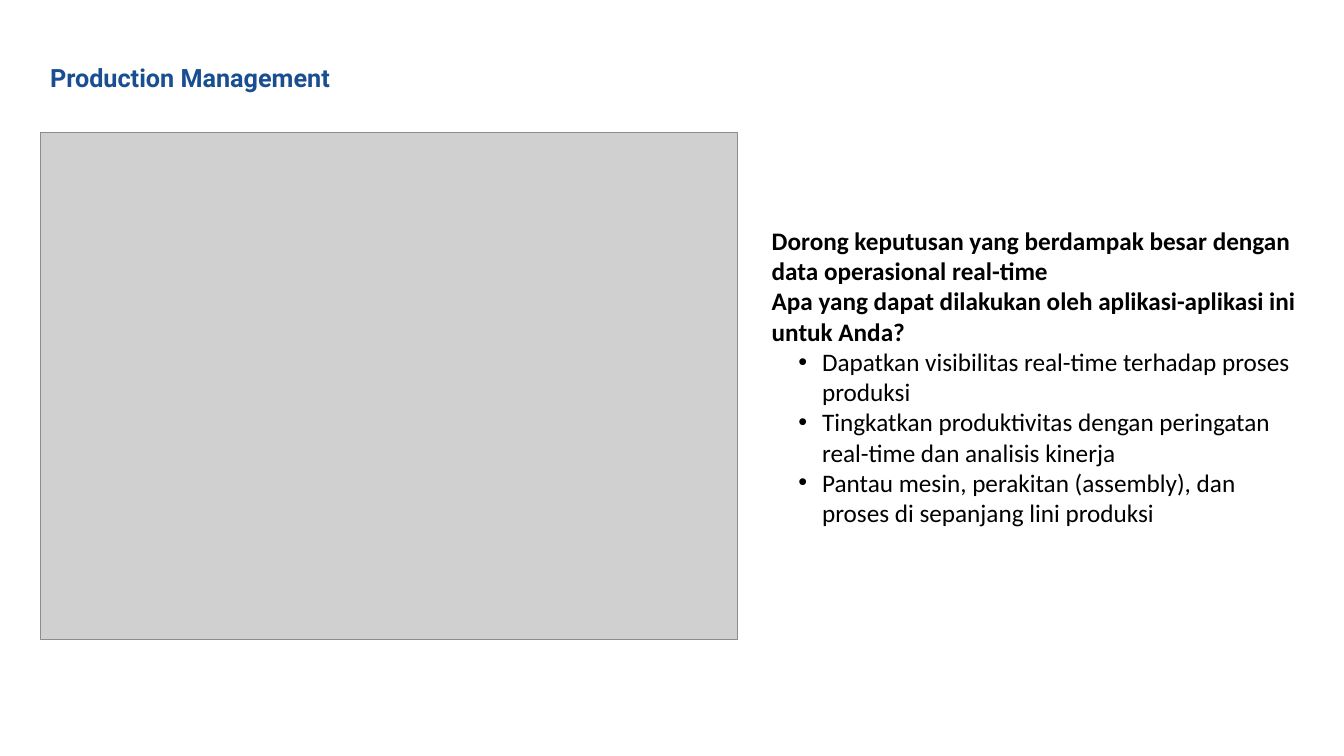
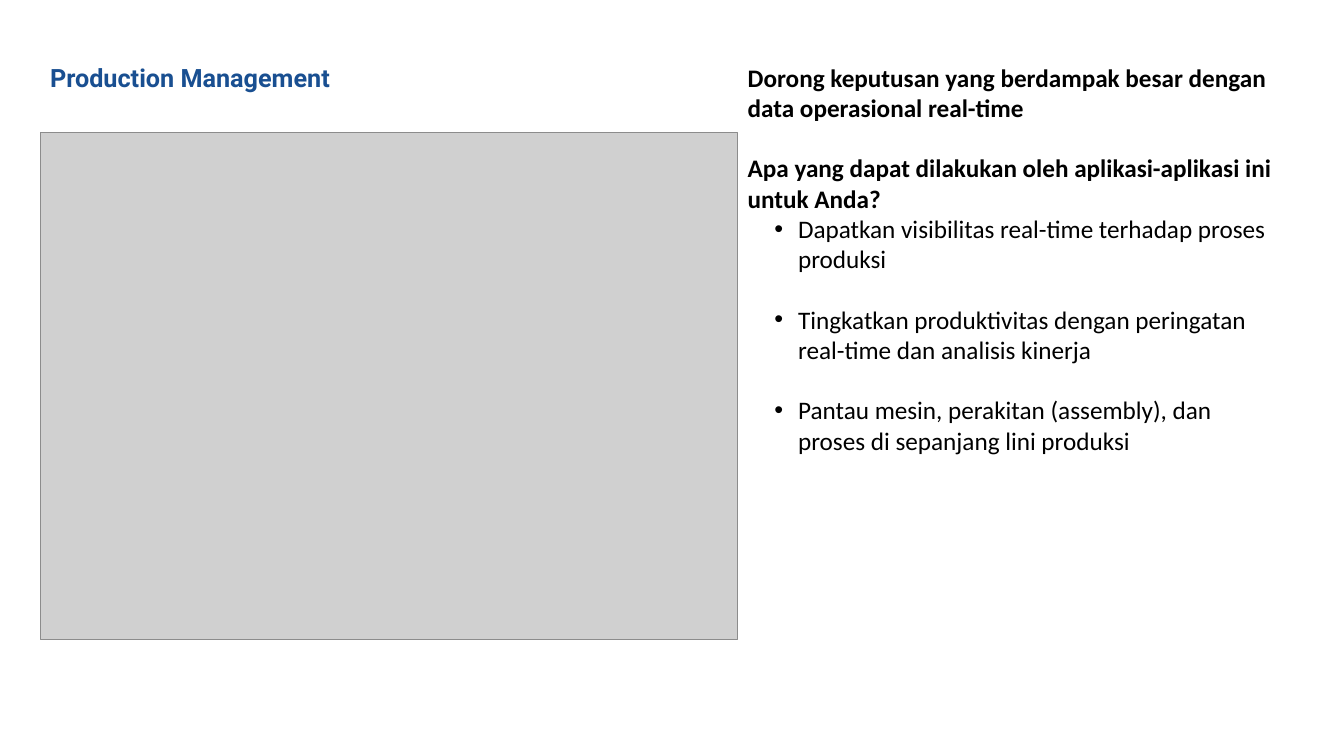
Before and after one commit to zainalkhmi/mavi-mes, a slide deck: slide 2 of mavi_mes_presentation_v2.pptx. Drawn at 1344x756 pixels with LibreOffice and Linux fonts; fonts in the diff are those of the drawing; grey boxes stand for pictures. Boxes give left, top, right and bottom in pixels: in the first picture for what was removed or moved away, otherwise in the second. Text is boxed around its words. In the diff, an @@ line names an element or a change of style, - is before the commit and + after.

```diff
--- a/mavi_mes_presentation_v2.pptx
+++ b/mavi_mes_presentation_v2.pptx
@@ text "Dorong keputusan yang berdampak besar ..." rewrapped from bbox=[772, 232, 1295, 527] to bbox=[748, 69, 1271, 455] @@
```
Also in this commit, not shown: 2 other slides changed, 1 slide added, 6 other files.
